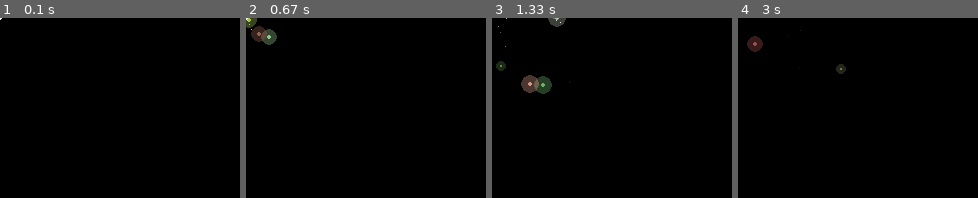
Above: before the commit, frames 1-4 (left to right).
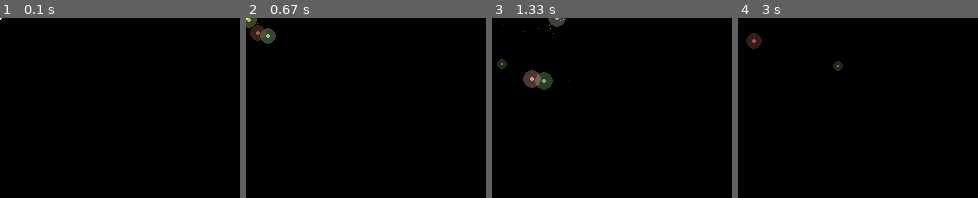
Above: after the commit, the same moments.

Repository: JerryLin1/PyGameShenanigans
Game: pygame game, started from test_game/test.py
Same seed, same stepped clock (60 frames per second), same inputs: the game is played once before the commit and once after it.
Inputs:
- Up to frame 1 (0.1 s): no input
- Up to frame 2 (0.67 s): tap Space at 0.33 s
- Up to frame 3 (1.33 s): hold D 0.67-1.13 s; tap Space at 0.73, 1.03, 1.23 s; hold W from 1.17 s (still down)
- Up to frame 4 (3 s): release W at 1.47 s; hold A 2-2.53 s; tap Space at 2.07, 2.37, 2.63, 2.97 s; hold S 2.57-2.87 s; hold A from 2.9 s (still down)

Frame 1 is identical in both runs. In frame 2, 0.2% of the frame differs, in the area x 0-13%, y 0-15%; in frame 3, 1.0%, in the area x 1-30%, y 0-43%; in frame 4, 0.5%.

Commit message:
infinite lifespan particles

Diff:
--- a/test_game/particles.py
+++ b/test_game/particles.py
@@ -23,16 +23,19 @@
         self.current_life = 0
 
     def tick(self, tick_time: float, surface):
-        self.current_life += tick_time
-        self.vel += self.accel * tick_time / 1000
-        self.position += self.vel
         lf = (1 - self.current_life / self.lifespan)
         if lf < 0:
             lf = 0
         self.draw(surface, lf)
         self.draw_light(surface, lf)
-        if self.current_life >= self.lifespan:
-            self.killed = True
+        self.vel += self.accel * tick_time / 1000
+        self.position += self.vel
+        if self.lifespan>=0:
+            self.current_life += tick_time
+            if self.current_life >= self.lifespan:
+                self.killed = True
+
+
 
     def draw(self, surface, lf):
         ucol = self.color + (255 * lf,)
--- a/test_game/player.py
+++ b/test_game/player.py
@@ -19,7 +19,7 @@
         self.prev_keys = self.keys
         self.speed = 3
         self.timers = {
-            "trail": Timer(50, self.trail_particle)
+            "trail": Timer(10, self.trail_particle)
         }
 
     def tick(self, tick_time: float, surface):
@@ -35,13 +35,14 @@
         self.prev_keys = self.keys
         Unit.tick(self, tick_time, surface)
 
-    def trail_particle(self):
-        vector = random_vector2()
-        vector *= random.uniform(0, 0.5)
-        init_entity(Particle(position=self.position,
-                             color=(255, 255, 255),
-                             lifespan=2000,
-                             vel=vector))
+    def trail_particle(self, number=1):
+        for i in range(number):
+            vector = random_vector2()
+            vector *= random.uniform(0, 1)
+            init_entity(Particle(position=self.position,
+                                 color=(255, 255, 255),
+                                 lifespan=500,
+                                 vel=vector))
 
     def draw(self, surface):
         draw_circle_alpha(surface, (255, 255, 255), self.position, 2)
